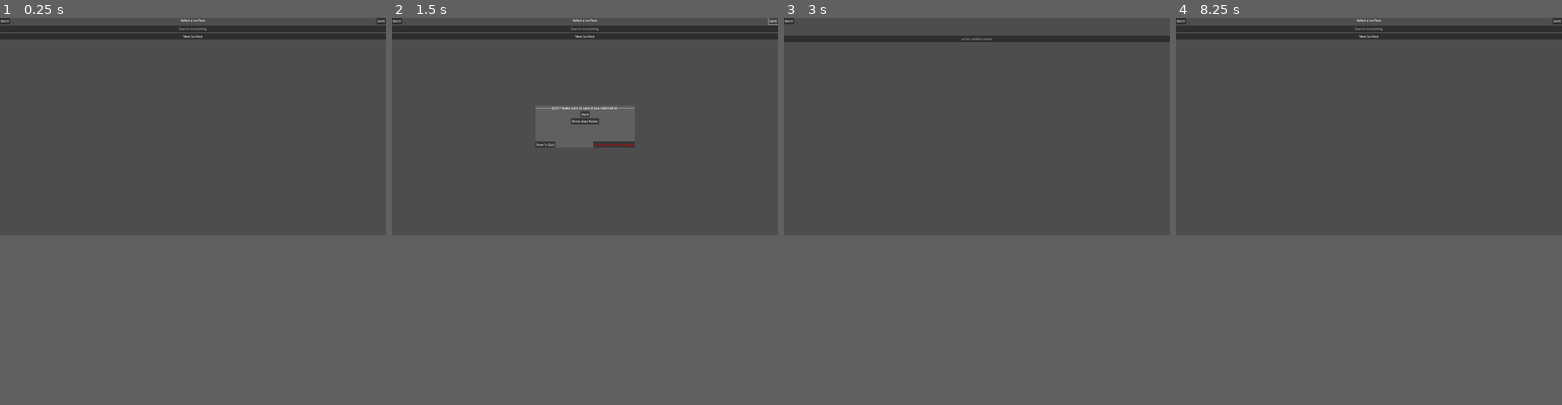
Above: before the commit, frames 1-4 (left to right).
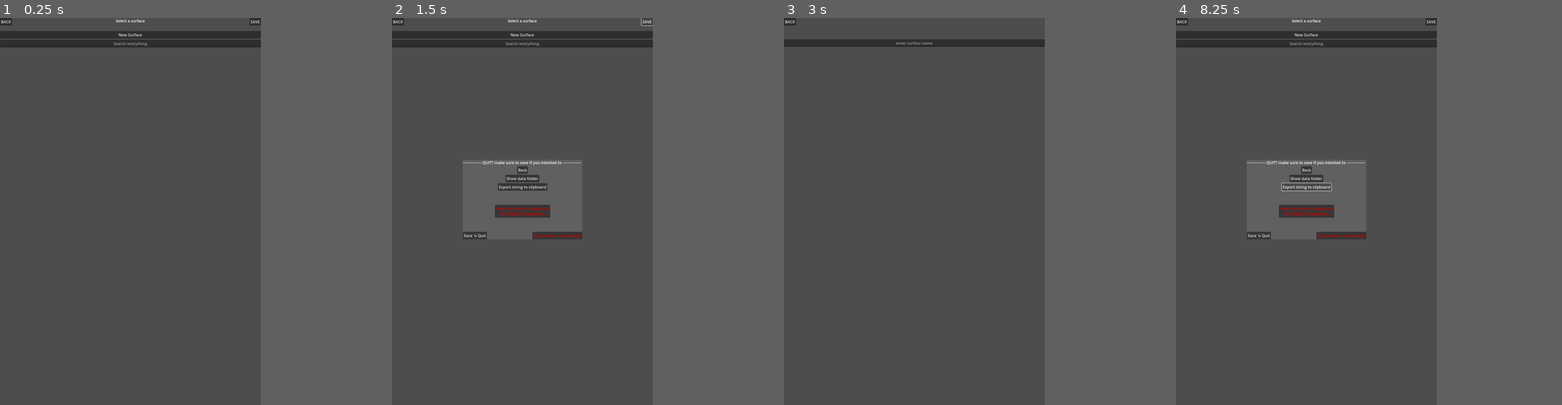
Above: after the commit, the same moments.

Repository: dukeman74/SafeInventory
Game: Godot game, scene res://interface.tscn
The game is run twice, just before and just after one commit, with the same random seed, the same clock (stepped at 60 frames per second) and the same inputs.
Inputs (mouse positions are in pixels of both pictures, inside the frame that each line leads up to):
- Up to frame 1 (0.25 s): no input
- Up to frame 2 (1.5 s): click "BACK" at 0.5 s; click "SAVE" at 1.25 s
- Up to frame 3 (3 s): click "Back" at 2 s; click "New Surface" at 2.75 s
- Up to frame 4 (8.25 s): tap Enter at 3.5, 5.75, 7.25 s; move the mouse to (1453, 114) at 3.52 s; press the mouse at (1453, 114) at 3.53 s; tap Space at 4.25, 6.5 s; move the mouse to (1291, 137) at 4.27 s; release the mouse at (1291, 137) at 4.28 s; hold Escape (back) 4.28-5 s; click (1291, 137) at 4.35 s; click "New Surface" at 5 s; move the mouse to (1407, 79) at 5.77 s; press the mouse at (1407, 79) at 5.78 s; move the mouse to (1349, 168) at 6.52 s; release the mouse at (1349, 168) at 6.53 s; click (1349, 168) at 6.6 s; move the mouse to (1484, 157) at 7.27 s; press the mouse at (1484, 157) at 7.28 s; hold Escape (back) 7.28-8 s; release the mouse at (1484, 157) at 8 s; click (1369, 110) at 8 s, where only the run after the commit has a clickable "Export string to clipboard"
In our replay, the window is 799x449 before the commit and 540x800 after it. These sizes can differ from the game's own. Grey fills any space a smaller window leaves; there, only what the larger window draws over its background counts as a difference.

The runs differ from the first frame. In frame 1, 3.6% of the frame differs, in the area x 0-100%, y 0-8%; in frame 2, 4.2%, in the area x 0-100%, y 0-57%; in frame 3, 1.8%; in frame 4, 4.1%.

Commit message:
mobile support, string export import support

Diff:
--- a/PickSurface.gd
+++ b/PickSurface.gd
@@ -1,4 +1,4 @@
 extends Control
 
-@onready var new_surface_button:Button = $Button
+@onready var new_surface_button:Button = $VBoxContainer/Button
 @onready var desription_container:VBoxContainer = $ScrollContainer/VBoxContainer
--- a/container.gd
+++ b/container.gd
@@ -61,6 +61,31 @@
 		file.store_string(strn)
 
 
+func serialize_text() -> String:
+	var items:Array = [fill_level,int(position.x),int(position.y),int(size.x),int(size.y)]
+	items = items.map(func(item):return str(item))
+	var out_string:String = items.reduce(
+		func(accum:String, item:String) -> String: return accum+item+"`" , "")
+	for strn in stuff_list:
+		out_string+=strn+"}"
+	out_string=out_string.left(-1)
+	return out_string
+
+
+static func deserialize_text(text:String)->StorageContainer:
+	var ret:StorageContainer = global.scene[StorageContainer].instantiate()
+	var args:PackedStringArray = text.split("`")
+	var arg:int=0
+	ret.fill_level = int(args[arg]); arg+=1
+	ret.screen_x = int(args[arg]); arg+=1
+	ret.screen_y = int(args[arg]); arg+=1
+	ret.size_x = int(args[arg]); arg+=1
+	ret.size_y = int(args[arg]); arg+=1
+	var stuff:PackedStringArray = args[-1].split("}")
+	for stuff_name in stuff:
+		ret.stuff_list.append(stuff_name)
+	return ret
+
 static func deserialize(file:FileAccess)->StorageContainer:
 	var ret:StorageContainer = global.scene[StorageContainer].instantiate()
 	var strn:String
--- a/container_view.tscn
+++ b/container_view.tscn
@@ -1,13 +1,15 @@
-[gd_scene load_steps=3 format=3 uid="uid://cwhkswjld3pi4"]
+[gd_scene load_steps=4 format=3 uid="uid://cwhkswjld3pi4"]
 
 [ext_resource type="Script" path="res://container_view.gd" id="1_ridfd"]
 [ext_resource type="PackedScene" uid="uid://c83aumv3htbse" path="res://single_line_item.tscn" id="2_yk8he"]
+[ext_resource type="Script" path="res://line_edit_no_funny.gd" id="3_ki5im"]
 
 [node name="ContainerView" type="Control"]
 layout_mode = 3
 anchors_preset = 15
 anchor_right = 1.0
 anchor_bottom = 1.0
+offset_bottom = -100.0
 grow_horizontal = 2
 grow_vertical = 2
 script = ExtResource("1_ridfd")
@@ -55,6 +57,7 @@
 layout_mode = 2
 placeholder_text = "NEW ITEM"
 alignment = 1
+script = ExtResource("3_ki5im")
 
 [node name="ScrollContainer" type="ScrollContainer" parent="VBoxContainer"]
 layout_mode = 2
--- a/interface.gd
+++ b/interface.gd
@@ -48,7 +48,15 @@
 	, SURFACE_VIEW:SURFACE_PICK, CONTAINER_VIEW:SURFACE_VIEW, \
 	SEARCH_RESULTS:SURFACE_PICK}
 
+func _notification(what: int) -> void:
+	if what == NOTIFICATION_WM_GO_BACK_REQUEST:
+		back()
+
 func _ready():
+	get_tree().set_quit_on_go_back(false)
+	if OS.has_feature("android"):
+		print("android moment")
+	print("moment moment")
 	nodes=[surface_pick_node,new_surf_node,surf_view_node,container_view_node,\
 		search_node]
 	me=self
@@ -91,6 +99,24 @@
 	for surf in surface_list:
 		surf.serialize(file)
 
+const EXPORT_HEADER:String = "!!!#INVENTORY MANIFEST#!!!"
+
+func export() -> String:
+	var ex_string:String = EXPORT_HEADER
+	for surf in surface_list:
+		ex_string+=surf.serialize_text()+"]"
+	ex_string = ex_string.left(-1)
+	return ex_string
+
+func import(load_string:String)->void:
+	var surfaces=load_string.split("]")
+	for surf_string in surfaces:
+		var surf:Surface = Surface.deserialize_text(surf_string)
+		make_descriptor_for_surf(surf)
+		surf.visible=false
+		surf_view_node.add_child(surf)
+		surface_list.append(surf)
+
 func load_saved(file:FileAccess):
 	var total_surfs:int = file.get_32()
 	for i in total_surfs:
@@ -109,8 +135,8 @@
 	if Input.is_action_just_pressed("back"):
 		back()
 
-func do_save(quitout:bool=false):
-	var file = FileAccess.open("user://data", FileAccess.WRITE)
+func do_save(quitout:bool=false, filename="data"):
+	var file = FileAccess.open("user://"+filename, FileAccess.WRITE)
 	save(file)
 	if quitout:
 		quit()
@@ -118,8 +144,8 @@
 func quit():
 	get_tree().quit()
 
-func do_load():
-	var file = FileAccess.open("user://data", FileAccess.READ)
+func do_load(filename="data"):
+	var file = FileAccess.open("user://"+filename, FileAccess.READ)
 	if (file):
 		load_saved(file)
 
@@ -130,5 +156,22 @@
 	state=back_map[state]
 
 
+
 func _on_data_pressed():
 	OS.shell_open(ProjectSettings.globalize_path("user://"))
+
+
+func _on_import_pressed() -> void:
+	var new_string:String=DisplayServer.clipboard_get()
+	if not new_string.begins_with(EXPORT_HEADER):
+		return
+	new_string=new_string.right(-len(EXPORT_HEADER))
+	while len(surface_list):
+		var surf:Surface=surface_list[-1]
+		rem_surface(surf)
+		surf.queue_free()
+	import(new_string)
+
+
+func _on_export_pressed() -> void:
+	DisplayServer.clipboard_set(export())
--- a/interface.tscn
+++ b/interface.tscn
@@ -1,9 +1,10 @@
-[gd_scene load_steps=8 format=3 uid="uid://dulgiqt6d7tbw"]
+[gd_scene load_steps=9 format=3 uid="uid://dulgiqt6d7tbw"]
 
 [ext_resource type="Script" path="res://interface.gd" id="1_56li5"]
 [ext_resource type="PackedScene" uid="uid://mh1njj8cqf6h" path="res://surface_descriptor.tscn" id="2_581jl"]
 [ext_resource type="Script" path="res://PickSurface.gd" id="2_m6lpy"]
 [ext_resource type="Script" path="res://not_unique.gd" id="4_0w6tl"]
+[ext_resource type="Script" path="res://line_edit_no_funny.gd" id="5_m7gke"]
 [ext_resource type="Script" path="res://SearchResults.gd" id="6_es8me"]
 [ext_resource type="PackedScene" uid="uid://cwhkswjld3pi4" path="res://container_view.tscn" id="6_ntvm5"]
 [ext_resource type="PackedScene" uid="uid://blkwhcxtbv5bx" path="res://search_result.tscn" id="7_piaqe"]
@@ -13,6 +14,7 @@
 anchors_preset = 15
 anchor_right = 1.0
 anchor_bottom = 1.0
+offset_bottom = -100.0
 grow_horizontal = 2
 grow_vertical = 2
 script = ExtResource("1_56li5")
@@ -28,49 +30,48 @@
 grow_vertical = 2
 script = ExtResource("2_m6lpy")
 
-[node name="SearchBar" type="LineEdit" parent="PickSurface"]
-layout_mode = 1
-anchors_preset = 14
-anchor_top = 0.5
-anchor_right = 1.0
-anchor_bottom = 0.5
-offset_top = -502.0
-offset_bottom = -471.0
-grow_horizontal = 2
-grow_vertical = 2
+[node name="ScrollContainer" type="ScrollContainer" parent="PickSurface"]
+layout_mode = 1
+anchors_preset = 15
+anchor_right = 1.0
+anchor_bottom = 1.0
+offset_top = 157.0
+grow_horizontal = 2
+grow_vertical = 2
+
+[node name="VBoxContainer" type="VBoxContainer" parent="PickSurface/ScrollContainer"]
+layout_mode = 2
+size_flags_horizontal = 3
+
+[node name="Label" type="Label" parent="PickSurface"]
+layout_mode = 1
+anchors_preset = -1
+anchor_right = 1.0
+anchor_bottom = 0.0143478
+grow_horizontal = 2
+text = "Select a surface"
+horizontal_alignment = 1
+metadata/_edit_use_anchors_ = true
+
+[node name="VBoxContainer" type="VBoxContainer" parent="PickSurface"]
+layout_mode = 1
+anchors_preset = 10
+anchor_right = 1.0
+offset_top = 54.0
+offset_bottom = 120.0
+grow_horizontal = 2
+theme_override_constants/separation = 5
+
+[node name="Button" type="Button" parent="PickSurface/VBoxContainer"]
+layout_mode = 2
+text = "New Surface"
+metadata/_edit_use_anchors_ = true
+
+[node name="SearchBar" type="LineEdit" parent="PickSurface/VBoxContainer"]
+layout_mode = 2
 placeholder_text = "Search everything"
 alignment = 1
-
-[node name="ScrollContainer" type="ScrollContainer" parent="PickSurface"]
-layout_mode = 1
-anchors_preset = 15
-anchor_right = 1.0
-anchor_bottom = 1.0
-offset_top = 157.0
-grow_horizontal = 2
-grow_vertical = 2
-
-[node name="VBoxContainer" type="VBoxContainer" parent="PickSurface/ScrollContainer"]
-layout_mode = 2
-size_flags_horizontal = 3
-
-[node name="Label" type="Label" parent="PickSurface"]
-layout_mode = 1
-anchors_preset = 10
-anchor_right = 1.0
-offset_bottom = 33.0
-grow_horizontal = 2
-text = "Select a surface"
-horizontal_alignment = 1
-
-[node name="Button" type="Button" parent="PickSurface"]
-layout_mode = 1
-anchors_preset = 10
-anchor_right = 1.0
-offset_top = 76.0
-offset_bottom = 107.0
-grow_horizontal = 2
-text = "New Surface"
+metadata/_edit_use_anchors_ = true
 
 [node name="MakeSurface" type="Control" parent="."]
 visible = false
@@ -90,6 +91,7 @@
 grow_horizontal = 2
 placeholder_text = "enter surface name"
 alignment = 1
+script = ExtResource("5_m7gke")
 
 [node name="NotUnique" type="Label" parent="MakeSurface"]
 visible = false
@@ -212,8 +214,26 @@
 text = "Show data folder
 "
 
+[node name="ExportButton" type="Button" parent="MarginContainer/VBoxContainer"]
+layout_mode = 2
+size_flags_horizontal = 4
+size_flags_vertical = 4
+text = "Export string to clipboard
+"
+
 [node name="Label2" type="Label" parent="MarginContainer/VBoxContainer"]
 layout_mode = 2
+
+[node name="Label5" type="Label" parent="MarginContainer/VBoxContainer"]
+layout_mode = 2
+
+[node name="ImportButton" type="Button" parent="MarginContainer/VBoxContainer"]
+layout_mode = 2
+size_flags_horizontal = 4
+size_flags_vertical = 4
+theme_override_colors/font_color = Color(0.831373, 0, 0, 1)
+text = "Import string from clipboard
+(OVERWRITES MEMORY)"
 
 [node name="Label3" type="Label" parent="MarginContainer/VBoxContainer"]
 layout_mode = 2
@@ -238,13 +258,15 @@
 theme_override_colors/font_color = Color(0.831373, 0, 0, 1)
 text = "Quit and lose my changes"
 
-[connection signal="text_submitted" from="PickSurface/SearchBar" to="." method="run_search"]
-[connection signal="pressed" from="PickSurface/Button" to="." method="set_state" binds= [1]]
+[connection signal="pressed" from="PickSurface/VBoxContainer/Button" to="." method="set_state" binds= [1]]
+[connection signal="text_submitted" from="PickSurface/VBoxContainer/SearchBar" to="." method="run_search"]
 [connection signal="text_submitted" from="MakeSurface/LineEdit" to="." method="add_surface"]
 [connection signal="timeout" from="MakeSurface/NotUnique/Timer" to="MakeSurface/NotUnique" method="dissapear"]
 [connection signal="pressed" from="Button" to="." method="back"]
 [connection signal="pressed" from="SaveButton" to="." method="do_save"]
 [connection signal="pressed" from="MarginContainer/VBoxContainer/Button" to="." method="back"]
 [connection signal="pressed" from="MarginContainer/VBoxContainer/Data" to="." method="_on_data_pressed"]
+[connection signal="pressed" from="MarginContainer/VBoxContainer/ExportButton" to="." method="_on_export_pressed"]
+[connection signal="pressed" from="MarginContainer/VBoxContainer/ImportButton" to="." method="_on_import_pressed"]
 [connection signal="pressed" from="MarginContainer/VBoxContainer/HBoxContainer/Button" to="." method="do_save" binds= [true]]
 [connection signal="pressed" from="MarginContainer/VBoxContainer/HBoxContainer/Button2" to="." method="quit"]
--- /dev/null
+++ b/line_edit_no_funny.gd
@@ -0,0 +1,13 @@
+extends LineEdit
+
+const ILLEGAL_CHAR_LIST = ["]","[","}","`","{"]
+
+func _ready():
+	text_changed.connect(_validate_text)
+
+func _validate_text(new_text:String):
+	for illegal_char in ILLEGAL_CHAR_LIST:
+		new_text=new_text.replace(illegal_char,"")
+	if text!=new_text:
+		text=new_text
+	caret_column=len(text)
--- a/project.godot
+++ b/project.godot
@@ -12,8 +12,9 @@
 
 config/name="SafeInventory"
 run/main_scene="res://interface.tscn"
-config/features=PackedStringArray("4.2", "Mobile")
-config/icon="res://safe inventory.svg"
+config/features=PackedStringArray("4.3", "Mobile")
+boot_splash/image="res://icons/safe_inventory_foreground.png"
+config/icon="res://icons/safe inventory.svg"
 
 [autoload]
 
@@ -21,9 +22,10 @@
 
 [display]
 
-window/size/viewport_width=1920
-window/size/viewport_height=1080
+window/size/viewport_width=1080
+window/size/viewport_height=2400
 window/size/mode=3
+window/handheld/orientation=1
 
 [input]
 
@@ -34,12 +36,11 @@
 }
 back={
 "deadzone": 0.5,
-"events": [Object(InputEventKey,"resource_local_to_scene":fa …(175 unchanged characters)… ode":4194305,"key_label":0,"unicode":0,"echo":false,"script":null)
+"events": [Object(InputEventKey,"resource_local_to_scene":fa …(175 unchanged characters)… ode":4194305,"key_label":0,"unicode":0,"location":0,"echo":false,"script":null)
 ]
 }
 
 [rendering]
 
-renderer/rendering_method="gl_compatibility"
-renderer/rendering_method.mobile="gl_compatibility"
+renderer/rendering_method="mobile"
 textures/vram_compression/import_etc2_astc=true
--- a/surface.gd
+++ b/surface.gd
@@ -32,6 +32,28 @@
 	for cont in container_list:
 		cont.serialize(file)
 
+func serialize_text() -> String:
+	var string_out:String=surface_name+"["
+	for cont in container_list:
+		string_out+=cont.serialize_text()+"{"
+	string_out = string_out.left(-1)
+	return string_out
+
+static func deserialize_text(text:String)->Surface:
+	var ret:Surface = global.scene[Surface].instantiate()
+	var box:StorageContainer
+	var parts:PackedStringArray=text.split("[")
+	ret.surface_name = parts[0]
+	var box_texts:PackedStringArray = parts[1].split("{")
+	for box_text in box_texts:
+		box=StorageContainer.deserialize_text(box_text)
+		box.position=Vector2(box.screen_x,box.screen_y)
+		box.set_deferred.call_deferred("size",Vector2(box.size_x,box.size_y))
+		ret.add_child(box)
+		box.get_node("TextureButton").pressed.connect(Interface.me.set_state.bind(3,box))
+		ret.container_list.append(box)
+	return ret
+
 static func deserialize(file:FileAccess)->Surface:
 	var ret:Surface = global.scene[Surface].instantiate()
 	var entry_len:int
Not shown, changed: export_presets.cfg
Renamed: safe inventory.svg -> icons/safe inventory.svg
Not shown, changed: icons/safe inventory.svg.import
Binary file added: icons/safe_inventory_background.png
Not shown, added: icons/safe_inventory_background.png.import
Binary file added: icons/safe_inventory_foreground.png
Not shown, added: icons/safe_inventory_foreground.png.import
Binary file added: icons/safe_inventory_simple.png
Not shown, added: icons/safe_inventory_simple.png.import
Not shown, changed: .gitignore
